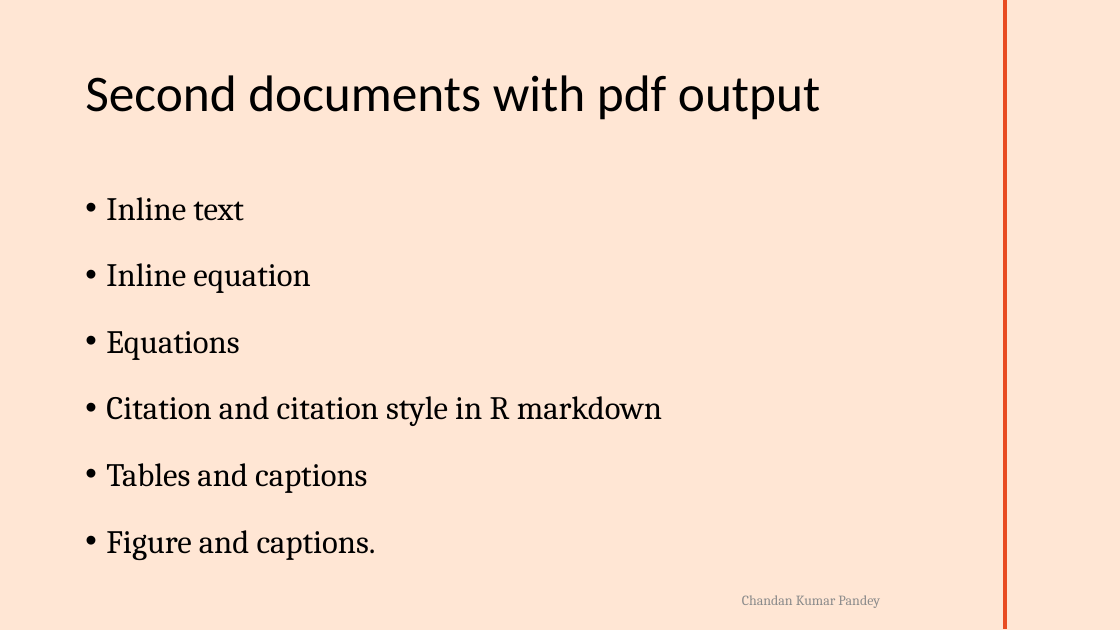
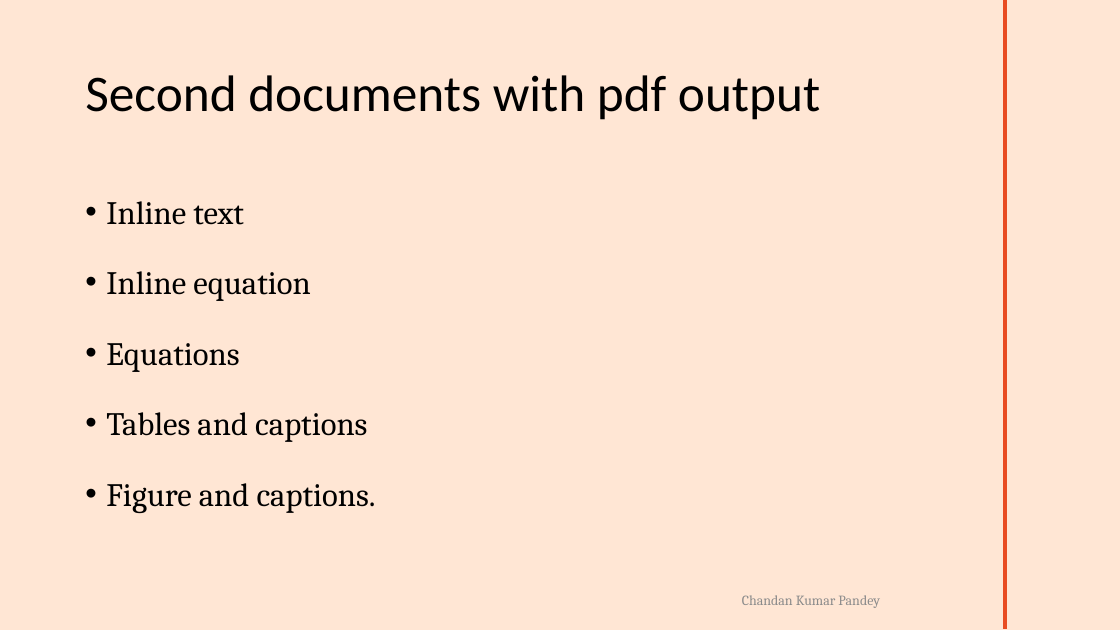
Before and after one commit to ckp1990/Rmark-SCCS-BLR-2023, a slide deck: slide 17 of SCCS-2023-Rmarkdown-workshop.pptx. Drawn at 1120x630 pixels with LibreOffice and Linux fonts; fonts in the diff are those of the drawing; background and template pictures are left out. Boxes give left, top, right and bottom in pixels: in the first picture for what was removed or moved away, otherwise in the second. Text is boxed around its words. In the diff, an @@ line names an element or a change of style, - is before the commit and + after.

```diff
--- a/SCCS-2023-Rmarkdown-workshop.pptx
+++ b/SCCS-2023-Rmarkdown-workshop.pptx
@@ text "Inline text" at (106,201,376,513): line spacing 1.4 to 1.5 @@
@@ text at (106,396,662,426): paragraph removed @@
-• Citation and citation style in R markdown
```
Also in this commit, not shown: 3 other files.
